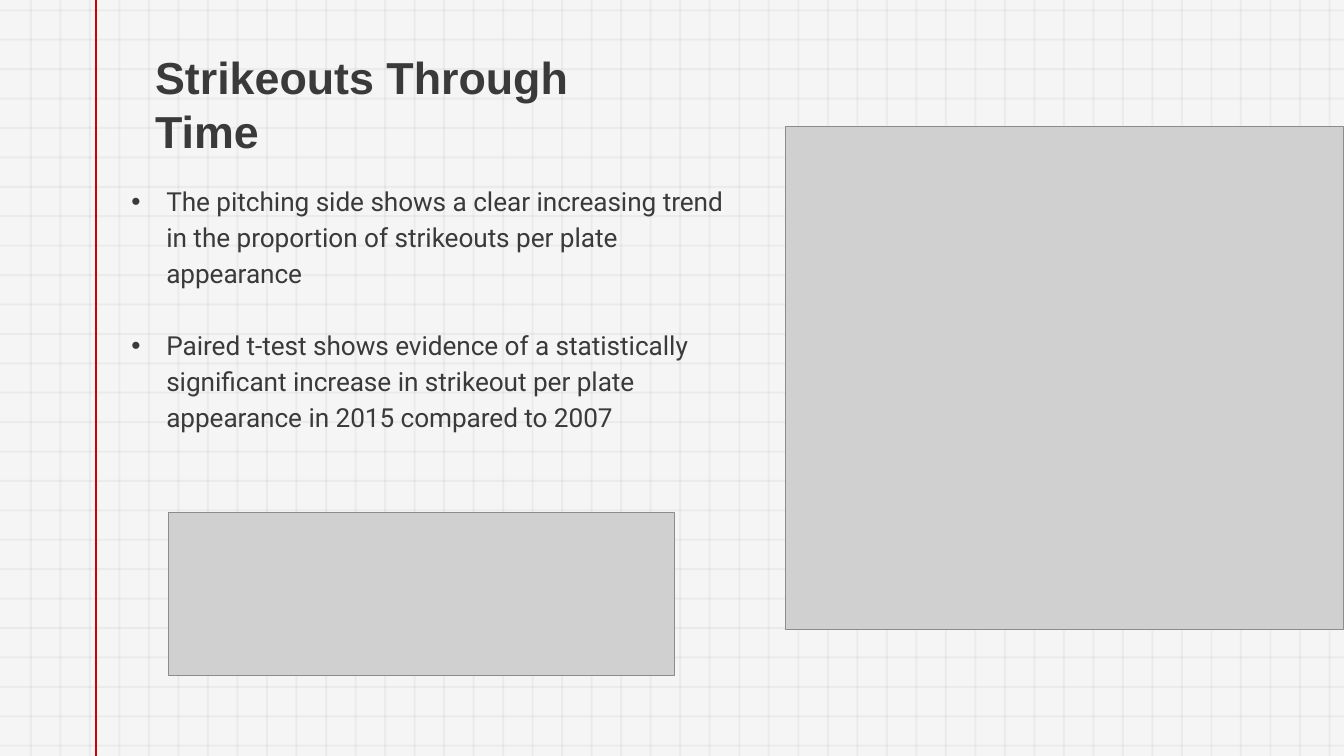
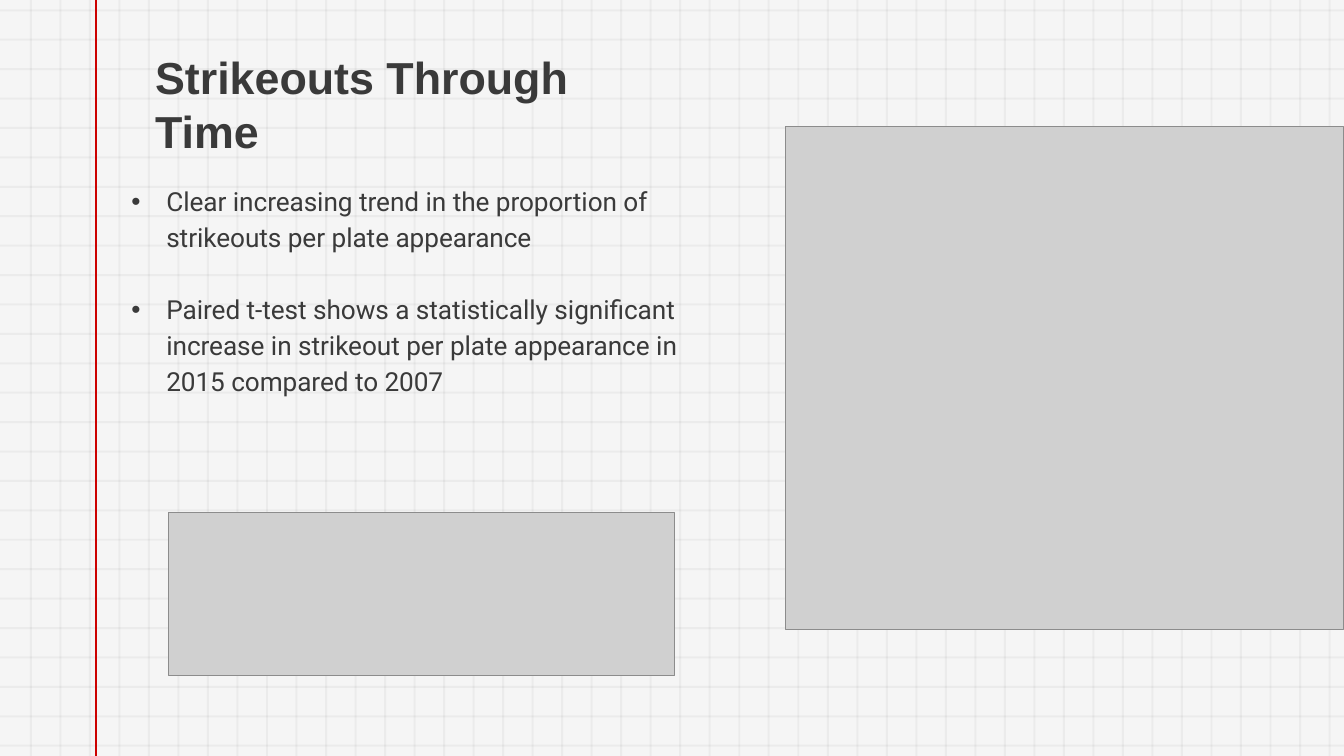
Before and after one commit to DanPaine/DanPaine.github.io, a slide deck: slide 6 of images/The Effect of Moneyball on Major League Baseball.pptx. Drawn at 1344x756 pixels with LibreOffice and Linux fonts; fonts in the diff are those of the drawing; grey boxes stand for pictures. Boxes give left, top, right and bottom in pixels: in the first picture for what was removed or moved away, otherwise in the second. Text is boxed around its words. In the diff, an @@ line names an element or a change of style, - is before the commit and + after.

```diff
--- a/images/The Effect of Moneyball on Major League Baseball.pptx
+++ b/images/The Effect of Moneyball on Major League Baseball.pptx
@@ text at (x1=166, y1=191, x2=677, y2=397): text changed @@
-• The pitching side shows a clear increasing trend in the proportion of strikeouts per plate appearance
-• Paired t-test shows evidence of a statistically significant increase in strikeout per plate appearance in 2015 compared to 2007
+• Clear increasing trend in the proportion of strikeouts per plate appearance
+• Paired t-test shows a statistically significant increase in strikeout per plate appearance in 2015 compared to 2007
```
Also in this commit, not shown: 9 other slides changed.
